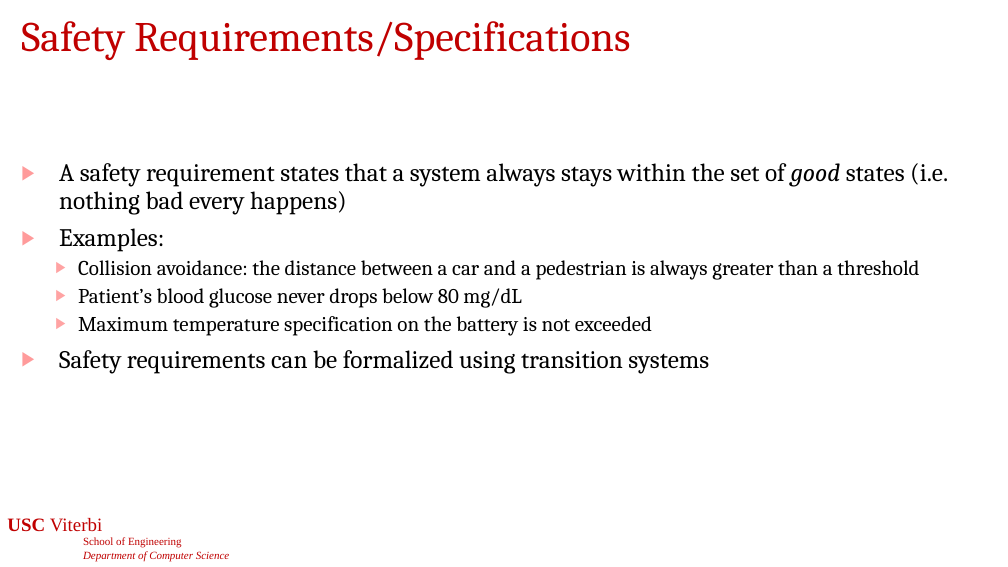
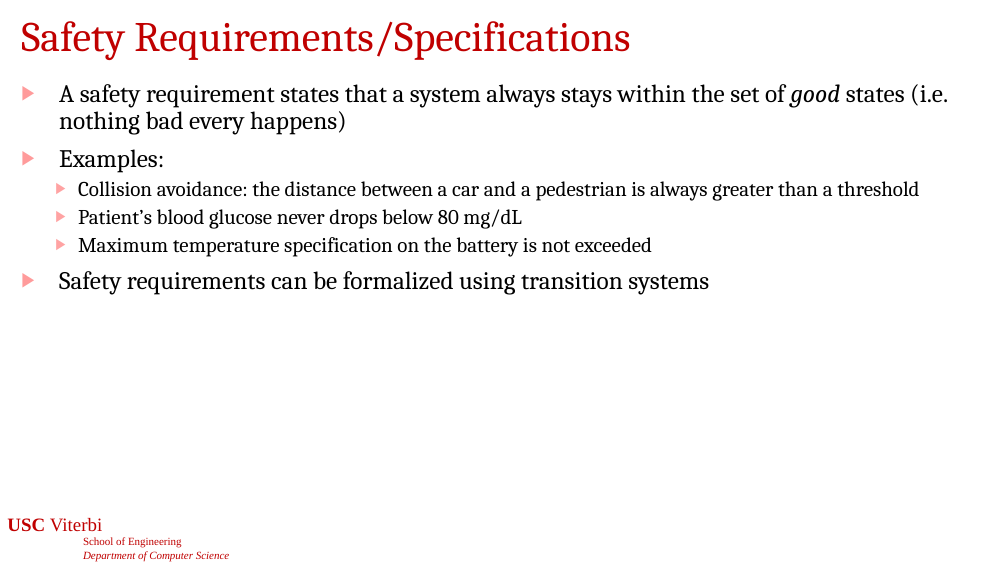
Before and after one commit to jdeshmukh/jdeshmukh.github.io, a slide deck: slide 2 of teaching/cs513-autocps-fall-2026/slides/8-Verification.pptx. Drawn at 1008x567 pixels with LibreOffice and Linux fonts; fonts in the diff are those of the drawing; background and template pictures are left out. Boxes give left, top, right and bottom in pixels: in the first picture for what was removed or moved away, otherwise in the second. Text is boxed around its words. In the diff, an @@ line names an element or a change of style, - is before the commit and + after.

```diff
--- a/teaching/cs513-autocps-fall-2026/slides/8-Verification.pptx
+++ b/teaching/cs513-autocps-fall-2026/slides/8-Verification.pptx
@@ text "A safety requirement states that ..." moved from (x1=59, y1=163, x2=948, y2=374) to (x1=59, y1=84, x2=948, y2=295) @@
```
Also in this commit, not shown: 18 other slides changed, 4 slides added, 5 slides removed, 2 other files.
